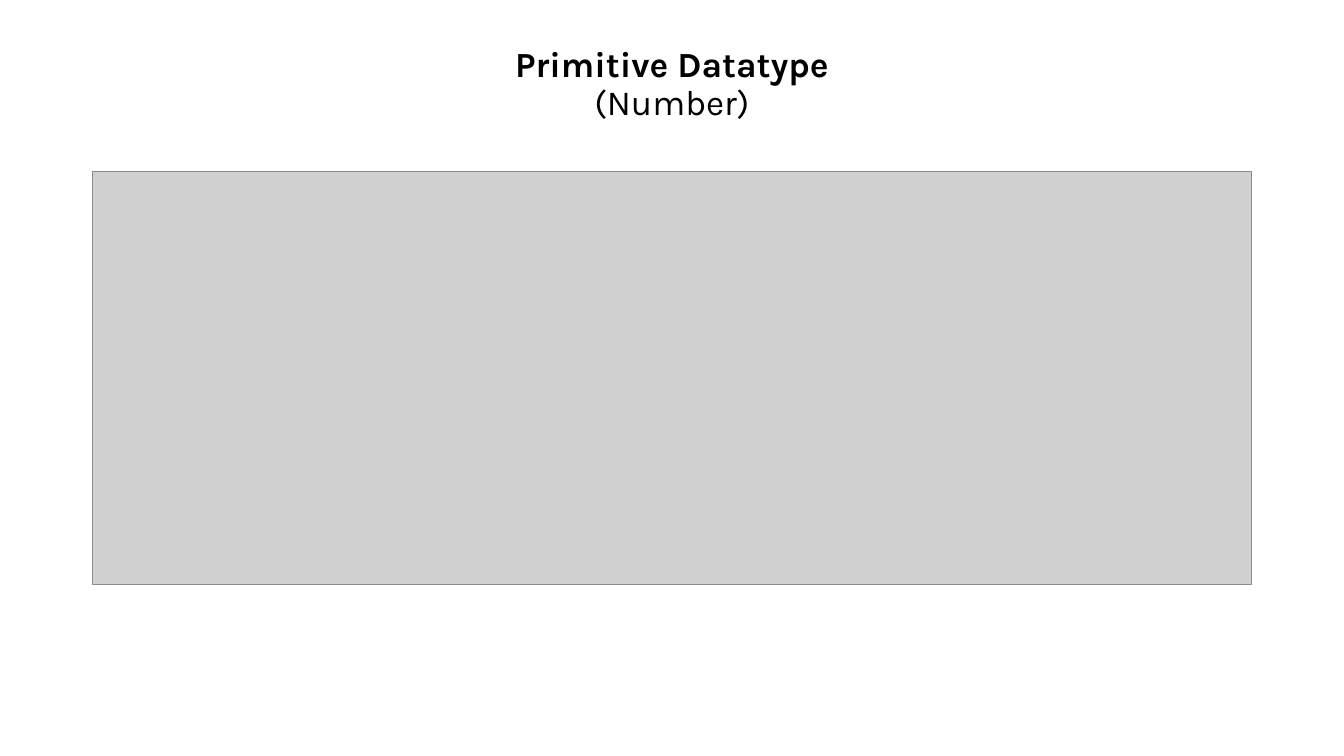
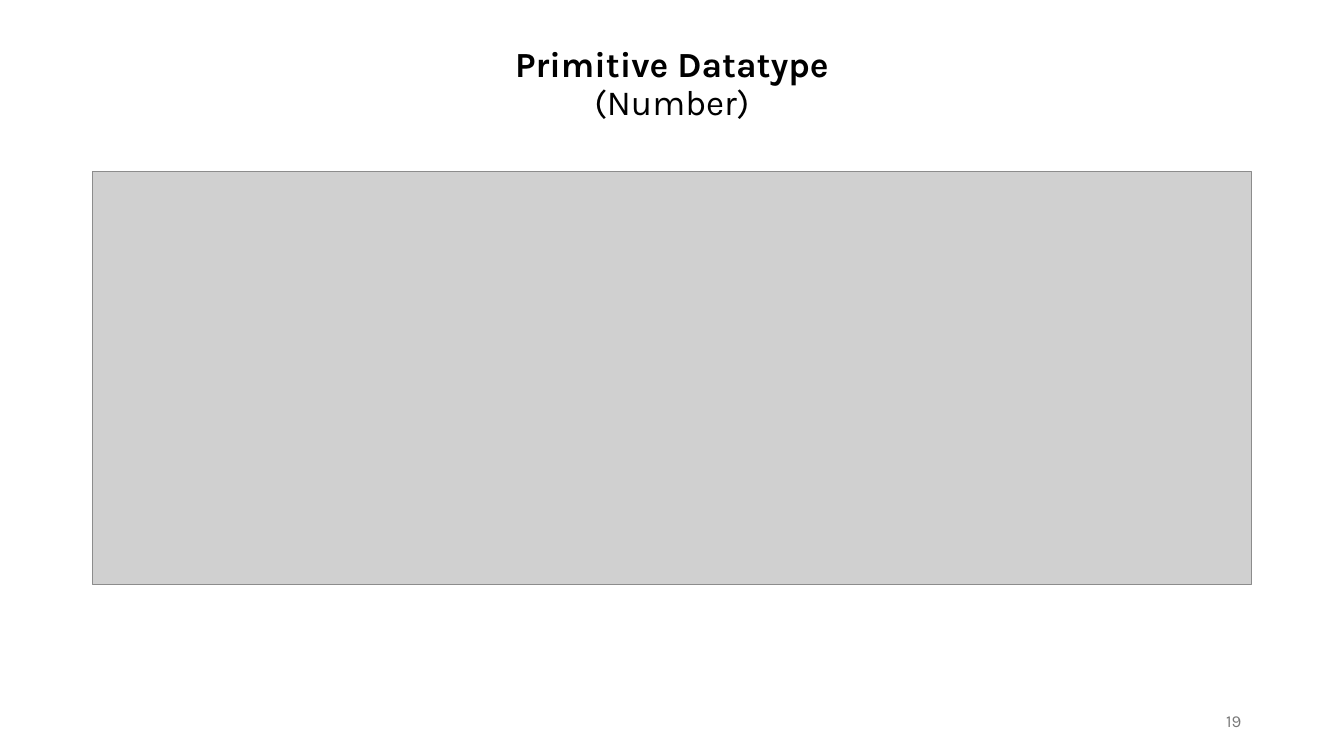
Before and after one commit to shubham-singh-12/Notes, a slide deck: slide 19 of JavaScript Course.pptx (slide 16 before the commit). Drawn at 1344x756 pixels with LibreOffice and Linux fonts; fonts in the diff are those of the drawing; grey boxes stand for pictures. Boxes give left, top, right and bottom in pixels: in the first picture for what was removed or moved away, otherwise in the second. Text is boxed around its words. In the diff, an @@ line names an element or a change of style, - is before the commit and + after.

```diff
--- a/JavaScript Course.pptx
+++ b/JavaScript Course.pptx
@@ page number added at <box>1226,716,1241,727</box>, 12 pt, text #797979 @@
+19
```
Also in this commit, not shown: 60 other slides changed, 27 slides added, 9 other files.
